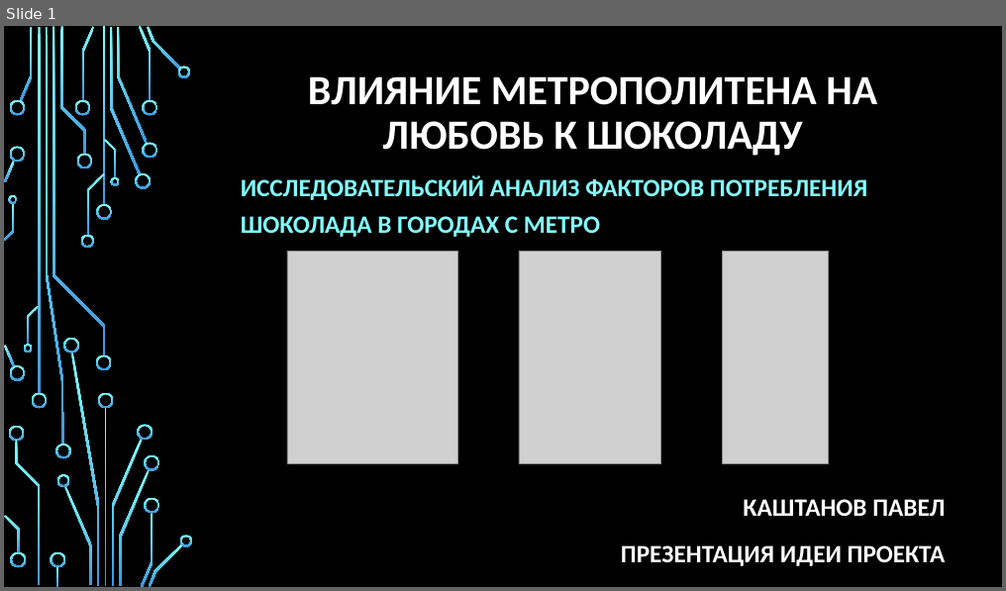
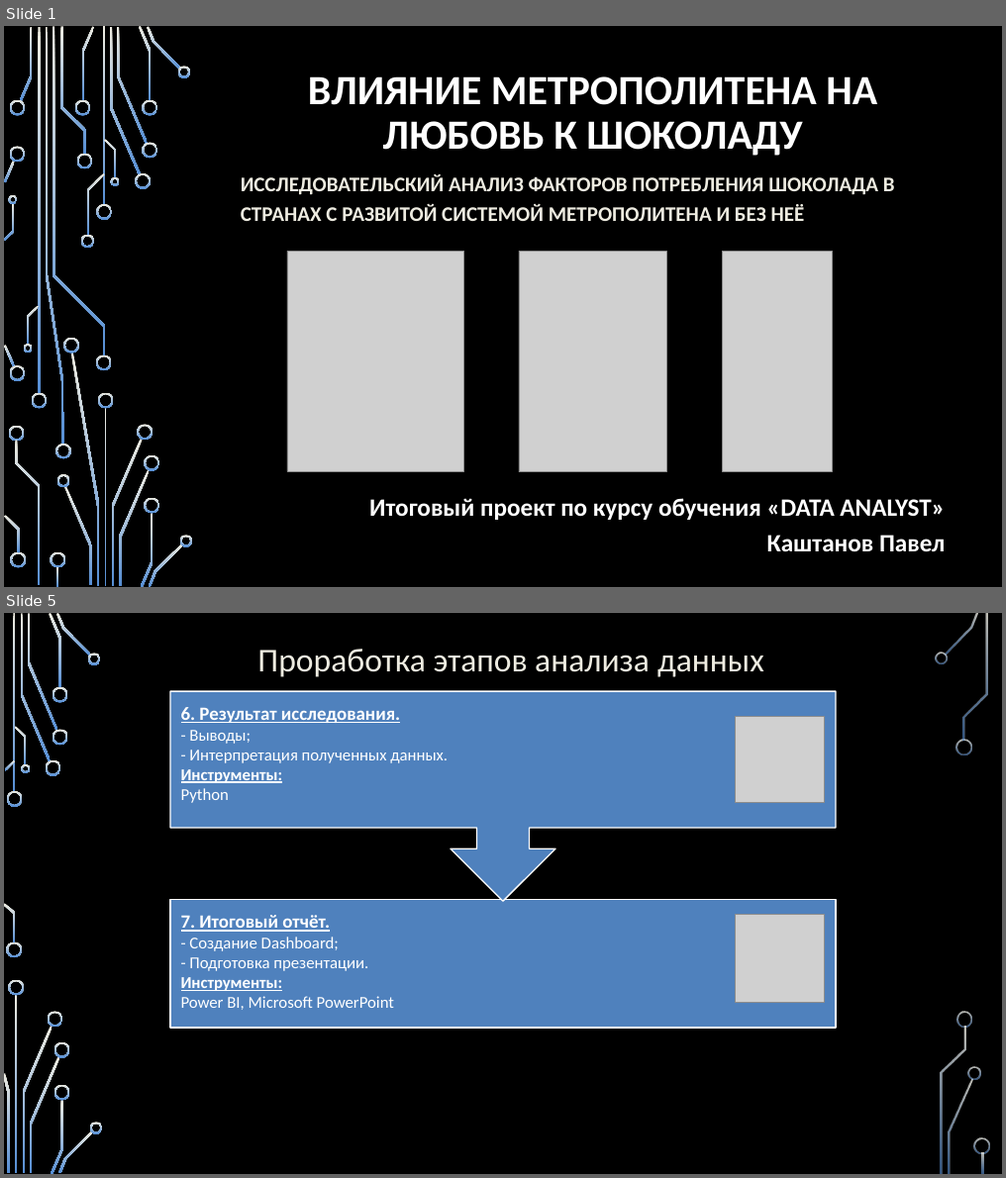
Before and after one commit to Paskored/Data-Analyst-Project_Kashtanov, a slide deck: Итоговая Презентация/Презентация 1.pptx. Shown one above the other, each under a label of ours: slide 1 before the commit, slides 1 and 5 after it; the slides between them are not shown. The pictures are 1006x591 and 1006x1178 pixels, drawn with LibreOffice and Linux fonts; fonts in the diff are those of the drawing; grey boxes stand for pictures; background and template pictures are left out. Boxes give left, top, right and bottom in pixels: in the first picture for what was removed or moved away, otherwise in the second. Text is boxed around its words. In the diff, an @@ line names an element or a change of style, - is before the commit and + after.

```diff
--- a/Итоговая Презентация/Презентация 1.pptx
+++ b/Итоговая Презентация/Презентация 1.pptx
@@ slide 5 added at [4, 613, 1002, 1174], background picture (left out) @@
@@ text added at [257, 649, 764, 677], 32 pt, text #EEECE1 @@
+Проработка этапов анализа данных
@@ group added at [170, 691, 836, 1028]: 2 texts, 1 rectangle, 1 up arrow callout @@
+7. Итоговый отчёт.
+- Создание Dashboard;
+- Подготовка презентации.
+Инструменты:
+Power BI, Microsoft PowerPoint
+6. Результат исследования.
+- Выводы;
+- Интерпретация полученных данных.
+Инструменты:
+Python
@@ picture added at [736, 716, 824, 803] @@
@@ picture added at [736, 914, 824, 1002] @@
@@ group added at [4, 613, 990, 1174]: 33 freeform shapes, 3 rectangles @@
@@ slide 1 changed as well @@
@@ fill gradient #82FFFF to #3D97DE to gradient #EEECE1 to #558ED5 in 54 elements at [96, 204, 112, 220], [96, 356, 112, 372], [38, 27, 40, 393], [31, 393, 47, 408], [20, 27, 33, 101], [110, 28, 141, 174], [135, 174, 151, 189], [117, 27, 148, 144], [139, 26, 152, 101], [142, 142, 157, 158], [142, 100, 157, 116], [147, 27, 181, 70], [177, 66, 191, 77], [82, 27, 94, 101], [75, 100, 91, 116], [76, 154, 92, 169], [64, 486, 92, 586], [57, 474, 70, 487], [9, 100, 25, 116], [4, 345, 15, 367], [9, 366, 25, 381], [4, 161, 15, 183], [9, 147, 25, 163], [60, 27, 86, 154], [9, 426, 24, 442], [15, 440, 40, 585], [50, 553, 65, 568], [56, 568, 58, 587], [10, 553, 26, 568], [4, 516, 20, 554], [87, 174, 104, 236], [81, 235, 94, 249], [53, 27, 105, 356], [104, 139, 116, 178], [110, 177, 119, 186], [27, 306, 40, 345], [24, 344, 33, 353], [5, 203, 14, 240], [9, 195, 18, 204], [104, 408, 107, 586], [112, 439, 143, 586], [98, 393, 114, 408], [71, 353, 100, 586], [63, 338, 79, 353], [138, 424, 152, 440], [119, 470, 150, 586], [141, 513, 152, 587], [144, 456, 159, 472], [144, 497, 159, 513], [149, 544, 183, 587], [180, 535, 193, 547], [46, 27, 64, 445], [55, 444, 70, 459], [103, 27, 105, 205] @@
@@ subtitle at [241, 174, 895, 221]: text changed; size 24 to 20 pt; text colour #82FFFF to #EEECE1 @@
-ИССЛЕДОВАТЕЛЬСКИЙ АНАЛИЗ ФАКТОРОВ ПОТРЕБЛЕНИЯ ШОКОЛАДА В ГОРОДАХ С МЕТРО
+ИССЛЕДОВАТЕЛЬСКИЙ АНАЛИЗ ФАКТОРОВ ПОТРЕБЛЕНИЯ ШОКОЛАДА В СТРАНАХ С РАЗВИТОЙ СИСТЕМОЙ МЕТРОПОЛИТЕНА И БЕЗ НЕЁ
@@ picture: place and size @@
-picture at [287, 252, 457, 465]
+picture at [287, 252, 463, 472]
@@ picture: place and size @@
-picture at [519, 252, 661, 465]
+picture at [519, 252, 666, 472]
@@ picture: place and size @@
-picture at [722, 252, 829, 465]
+picture at [722, 252, 832, 472]
@@ text at [369, 498, 944, 553]: text changed @@
-КАШТАНОВ ПАВЕЛ
-ПРЕЗЕНТАЦИЯ ИДЕИ ПРОЕКТА
+Итоговый проект по курсу обучения «DATA ANALYST»
+Каштанов Павел
```
Also in this commit, not shown: 2 other slides changed, 19 other slides added, 2 slides removed, 2 other files.
